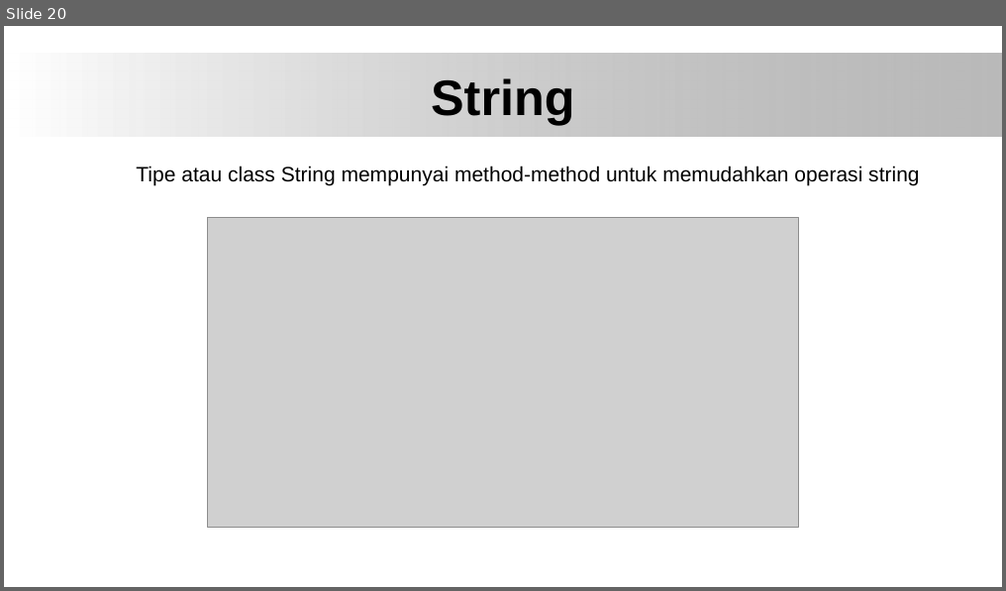
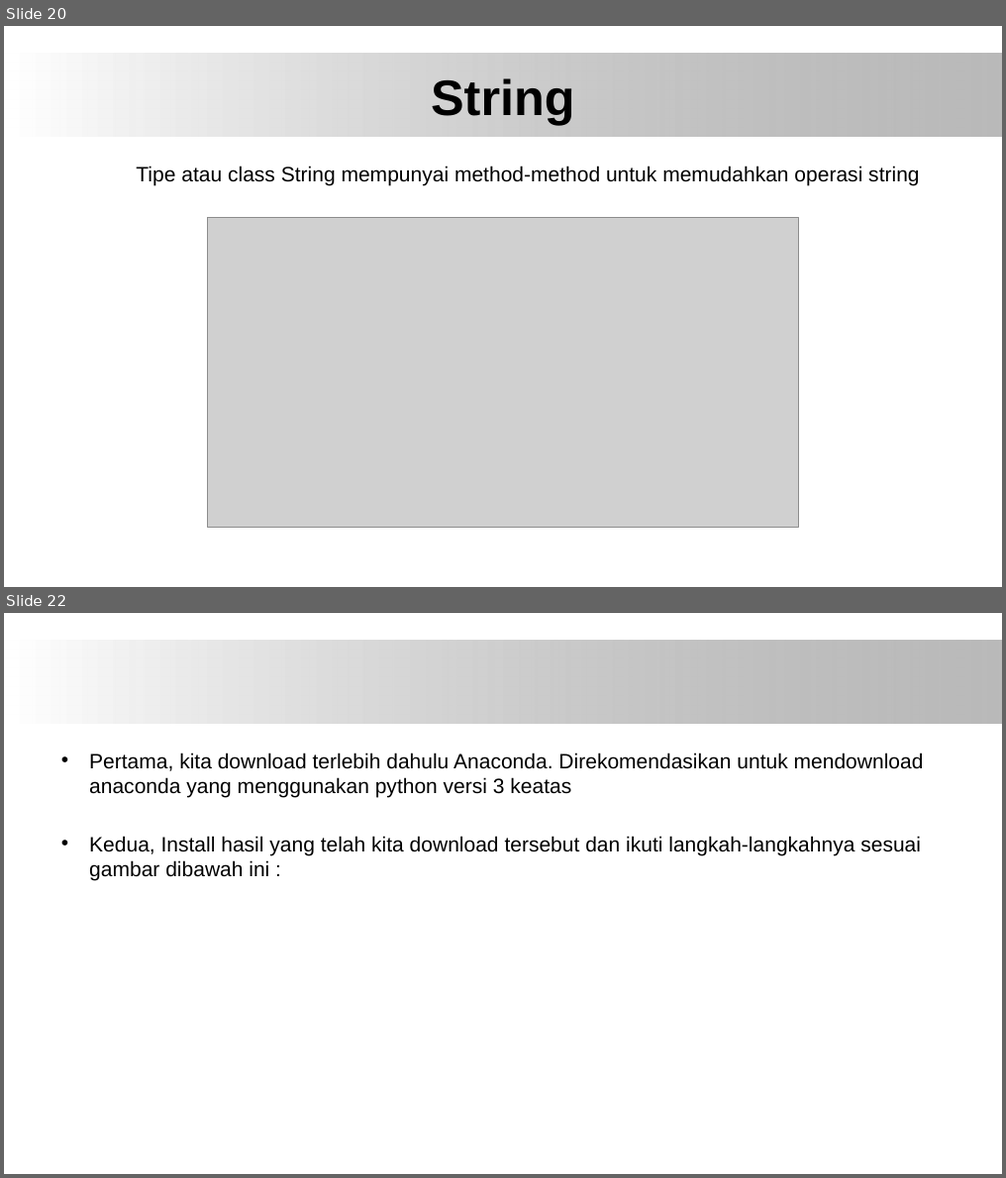
Before and after one commit to bayuytr/Pengantar-Deep-Learning, a slide deck: Tugas 1 Pengantar Python (Bayu Yunan Toro_4IA17_511415304).pptx. Shown one above the other, each under a label of ours: slide 20 before the commit, slides 20 and 22 after it; the slides between them are not shown. The pictures are 1006x591 and 1006x1178 pixels, drawn with LibreOffice and Linux fonts; fonts in the diff are those of the drawing; grey boxes stand for pictures; background and template pictures are left out. Boxes give left, top, right and bottom in pixels: in the first picture for what was removed or moved away, otherwise in the second. Text is boxed around its words. In the diff, an @@ line names an element or a change of style, - is before the commit and + after.

```diff
--- a/Tugas 1 Pengantar Python (Bayu Yunan Toro_4IA17_511415304).pptx
+++ b/Tugas 1 Pengantar Python (Bayu Yunan Toro_4IA17_511415304).pptx
@@ slide 22 added at (x1=4, y1=613, x2=1002, y2=1174), background #FFFFFF; not listed: 1 template element that a slide beside it also shows @@
@@ text added at (x1=89, y1=753, x2=924, y2=880), 20 pt, text #000000 @@
+• Pertama, kita download terlebih dahulu Anaconda. Direkomendasikan untuk mendownload anaconda yang menggunakan python versi 3 keatas
+• Kedua, Install hasil yang telah kita download tersebut dan ikuti langkah-langkahnya sesuai gambar dibawah ini :
```
Also in this commit, not shown: 1 slide changed, 8 other slides added.
